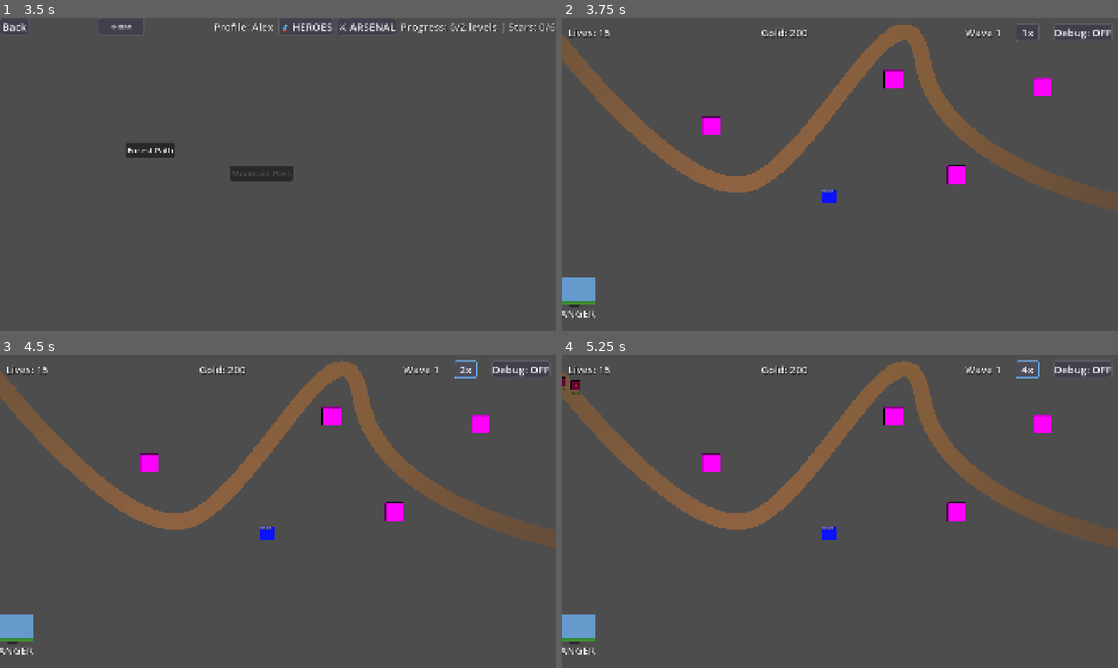
Above: before the commit, frames 1-4 (two rows, left to right).
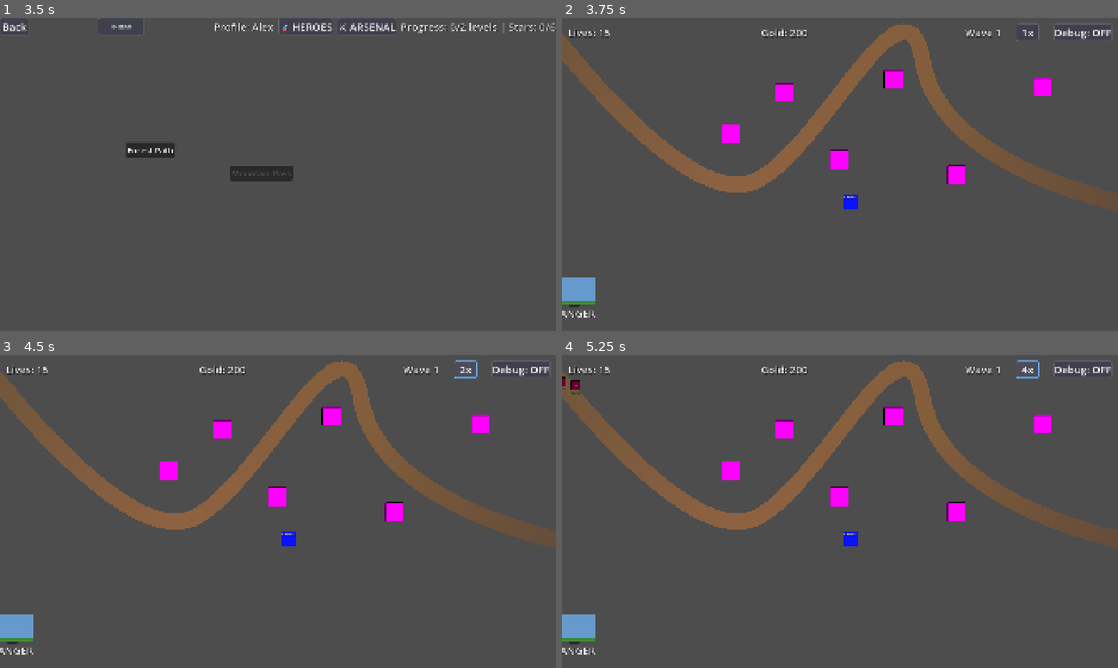
Above: after the commit, the same moments.

Repository: ookeooke/Test-1-Godot
Game: Godot game, scene res://scenes/ui/main_menu.tscn
Two runs of this game, one before a commit and one after it. Both use one fixed random seed, a clock stepped at 60 frames per second and the inputs below.
Inputs (mouse positions are in pixels of both pictures, inside the frame that each line leads up to):
- Up to frame 1 (3.5 s): click "New Game" at 0.5 s; click "Empty Slot - Click to Create" at 1.25 s; click (278, 171) at 2.02 s; type "Alex" at 2.1 s; click "Create" at 2.75 s
- Up to frame 2 (3.75 s): click "Forest Path" at 3.5 s
- Up to frame 3 (4.5 s): click "1x" at 4.25 s
- Up to frame 4 (5.25 s): click "2x" at 5 s

Frame 1 is identical in both runs. In frame 2, 1.0% of the frame differs, in the area x 25-54%, y 20-62%; in frame 3, 1.0%; in frame 4, 1.0%.

Commit message:
xnxnxnxn

Diff:
--- a/scenes/levels/level_01.tscn
+++ b/scenes/levels/level_01.tscn
@@ -7,14 +7,13 @@
 [ext_resource type="Script" uid="uid://b1r6b3vwpnkst" path="res://scripts/camera/camera_controller_improved.gd" id="2_camera"]
 [ext_resource type="PackedScene" uid="uid://crirequ6fnstj" path="res://scenes/enemies/orc_warrior.tscn" id="3_epypp"]
 [ext_resource type="PackedScene" uid="uid://dwolf7k3xp2n" path="res://scenes/enemies/wolf_runner.tscn" id="3_wolf"]
+[ext_resource type="Script" uid="uid://btigmbll42353" path="res://scripts/ui/path_visualizer.gd" id="4_path_vis"]
 [ext_resource type="Script" uid="uid://b36pauxpm4kdw" path="res://scripts/ui/ui.gd" id="4_q6r6c"]
-[ext_resource type="Script" path="res://scripts/ui/path_visualizer.gd" id="4_path_vis"]
 [ext_resource type="PackedScene" uid="uid://dtroll8k5xram" path="res://scenes/enemies/troll_boss.tscn" id="4_troll"]
 [ext_resource type="PackedScene" uid="uid://dbauak4xr3p" path="res://scenes/enemies/bat_flyer.tscn" id="5_bat"]
 [ext_resource type="Script" uid="uid://b5eg63ndhxpwm" path="res://scripts/managers/placement_manager.gd" id="5_kdubu"]
 [ext_resource type="PackedScene" uid="uid://bar3soqilns7x" path="res://scenes/spots/tower_spot.tscn" id="5_q6r6c"]
 [ext_resource type="Script" uid="uid://ddjf0njev6xv" path="res://scripts/managers/hero_manager.gd" id="7_4d7sh"]
-[ext_resource type="Script" uid="uid://bvq38prn6vr24" path="res://scripts/resources/wave_data.gd" id="8_e6lid"]
 [ext_resource type="PackedScene" uid="uid://c52n66umx0j5h" path="res://scenes/heroes/ranger_hero.tscn" id="8_ir8iy"]
 [ext_resource type="PackedScene" uid="uid://ckvxoisxu0tq1" path="res://scenes/spots/hero_spot.tscn" id="9_hqns4"]
 [ext_resource type="PackedScene" path="res://scenes/ui/dual_panel_screen.tscn" id="10_dual_panel"]
@@ -61,7 +60,6 @@
 [node name="PathVisualizer" type="Line2D" parent="EnemyPath"]
 width = 60.0
 width_curve = SubResource("Curve_path_width")
-default_color = Color(1, 1, 1, 1)
 gradient = SubResource("Gradient_path")
 joint_mode = 2
 begin_cap_mode = 2
@@ -141,8 +139,10 @@
 [node name="MenuLayer" parent="." instance=ExtResource("10_menu_layer")]
 
 [node name="DualPanelScreen" parent="." instance=ExtResource("10_dual_panel")]
+visible = true
 
 [node name="BalanceDebugHUD" parent="." instance=ExtResource("1_balance_hud")]
+visible = false
 
 [node name="PlacementManager" type="Node2D" parent="."]
 script = ExtResource("5_kdubu")
@@ -150,7 +150,7 @@
 [node name="TowerSpots" type="Node2D" parent="."]
 
 [node name="TowerSpot1" parent="TowerSpots" instance=ExtResource("5_q6r6c")]
-position = Vector2(356, 433)
+position = Vector2(422, 461)
 
 [node name="TowerSpot2" parent="TowerSpots" instance=ExtResource("5_q6r6c")]
 position = Vector2(984, 271)
@@ -161,16 +161,19 @@
 [node name="TowerSpot4" parent="TowerSpots" instance=ExtResource("5_q6r6c")]
 position = Vector2(1500, 300)
 
+[node name="TowerSpot5" parent="TowerSpots" instance=ExtResource("5_q6r6c")]
+position = Vector2(606, 318)
+
+[node name="TowerSpot6" parent="TowerSpots" instance=ExtResource("5_q6r6c")]
+position = Vector2(797, 548)
+
 [node name="HeroManager" type="Node2D" parent="." groups=["hero_manager"]]
 modulate = Color(0.9575384, 0.84961164, 0.8779932, 1)
 script = ExtResource("7_4d7sh")
+ranger_hero_scene = ExtResource("8_ir8iy")
 debug_input = true
-ranger_hero_scene = ExtResource("8_ir8iy")
 
 [node name="HeroSpots" type="Node2D" parent="."]
 
 [node name="HeroSpot" parent="HeroSpots" instance=ExtResource("9_hqns4")]
-position = Vector2(761, 675)
-position = Vector2(761, 675)
-
-# AI systems removed - not needed for single-level game
+position = Vector2(838, 695)
--- a/scenes/projectiles/arrow.tscn
+++ b/scenes/projectiles/arrow.tscn
@@ -3,11 +3,10 @@
 [ext_resource type="Script" uid="uid://bhuagncdcodp4" path="res://scenes/projectiles/arrow.gd" id="1_l5ahi"]
 
 [sub_resource type="CircleShape2D" id="CircleShape2D_2ndhl"]
-radius = 12.0
+radius = 8.0
 
 [node name="Arrow" type="Area2D"]
 collision_layer = 4
-collision_mask = 1
 script = ExtResource("1_l5ahi")
 
 [node name="Shadow" type="ColorRect" parent="."]
@@ -19,23 +18,57 @@
 color = Color(0, 0, 0, 1)
 
 [node name="ColorRect" type="ColorRect" parent="."]
-offset_left = 0.0
-offset_top = -3.0
-offset_right = 20.0
-offset_bottom = 3.0
-color = Color(1, 1, 0, 1)
+offset_top = -2.0
+offset_right = 22.0
+offset_bottom = 2.0
+color = Color(0.2874002, 0.24049392, 0, 1)
 
 [node name="Polygon2D" type="Polygon2D" parent="ColorRect"]
 
+[node name="ColorRect" type="ColorRect" parent="ColorRect"]
+layout_mode = 0
+offset_left = 22.0
+offset_top = 1.0
+offset_right = 25.0
+offset_bottom = 3.0
+color = Color(0.45490196, 0.5254902, 0.5764706, 1)
+
+[node name="ColorRect2" type="ColorRect" parent="ColorRect"]
+layout_mode = 0
+offset_top = -1.0
+offset_right = 1.0
+color = Color(0.5143134, 0.54615694, 1.92523e-07, 1)
+
+[node name="ColorRect4" type="ColorRect" parent="ColorRect"]
+layout_mode = 0
+offset_left = 2.0
+offset_top = -1.0
+offset_right = 3.0
+color = Color(0.5143134, 0.54615694, 1.92523e-07, 1)
+
+[node name="ColorRect5" type="ColorRect" parent="ColorRect"]
+layout_mode = 0
+offset_left = 2.0
+offset_top = 4.0
+offset_right = 3.0
+offset_bottom = 5.0
+color = Color(0.5143134, 0.54615694, 1.92523e-07, 1)
+
+[node name="ColorRect3" type="ColorRect" parent="ColorRect"]
+layout_mode = 0
+offset_top = 4.0
+offset_right = 1.0
+offset_bottom = 5.0
+color = Color(0.5143134, 0.54615694, 1.92523e-07, 1)
+
 [node name="CollisionShape2D" type="CollisionShape2D" parent="."]
-position = Vector2(10, 0)
+position = Vector2(2, 0)
 shape = SubResource("CircleShape2D_2ndhl")
 
 [node name="Trail" type="CPUParticles2D" parent="."]
 position = Vector2(2, 0)
-emitting = true
-amount = 12
-lifetime = 0.4
+amount = 7
+lifetime = 0.28
 preprocess = 0.1
 explosiveness = 0.15
 randomness = 0.3
@@ -48,6 +81,5 @@
 initial_velocity_max = 60.0
 angular_velocity_min = -45.0
 angular_velocity_max = 45.0
-scale_amount_min = 1.0
 scale_amount_max = 2.5
-color = Color(1, 0.95, 0.5, 0.8)
+color = Color(0.973504, 0.9222145, 0.8899561, 0.8)
--- a/scenes/towers/archer_tower.tscn
+++ b/scenes/towers/archer_tower.tscn
@@ -27,7 +27,6 @@
 offset_top = 25.0
 offset_right = 66.0
 offset_bottom = 48.0
-mouse_filter = 2
 theme_override_font_sizes/font_size = 10
 text = "Archer"
 horizontal_alignment = 1
@@ -67,7 +66,6 @@
 randomness = 0.3
 emission_shape = 1
 emission_sphere_radius = 3.0
-direction = Vector2(1, 0)
 spread = 30.0
 gravity = Vector2(0, 0)
 initial_velocity_min = 40.0
@@ -78,7 +76,6 @@
 
 [node name="DetectionRange" type="Area2D" parent="."]
 collision_layer = 8
-collision_mask = 1
 
 [node name="CollisionShape2D" type="CollisionShape2D" parent="DetectionRange"]
 shape = SubResource("CircleShape2D_cbvk8")
@@ -89,7 +86,6 @@
 [node name="ClickArea" type="Area2D" parent="."]
 collision_layer = 64
 collision_mask = 0
-input_pickable = true
 
 [node name="CollisionShape2D" type="CollisionShape2D" parent="ClickArea"]
 shape = SubResource("CircleShape2D_click")
--- a/scripts/enemies/base_enemy.gd
+++ b/scripts/enemies/base_enemy.gd
@@ -66,6 +66,7 @@
 var spawn_time: float = 0.0
 var last_damage_source = null
 var last_damage_source_type = "unknown"
+var _has_died: bool = false  # Guard to prevent die() from being called multiple times
 
 # WAYPOINT NAVIGATION SYSTEM (new)
 var use_waypoint_navigation: bool = false  # Set by wave_manager when spawning
@@ -342,6 +343,11 @@
 
 func die():
 	"""Handle enemy death"""
+	# Guard: Prevent die() from being called multiple times
+	if _has_died:
+		return
+	_has_died = true
+
 	# Track enemy killed
 	if BalanceTracker:
 		var enemy_type = get_enemy_name().to_lower().replace(" ", "_")
@@ -389,6 +395,11 @@
 
 func reached_end():
 	"""Called when enemy reaches the end of the path"""
+	# Guard: Prevent reached_end() from being called multiple times (or after death)
+	if _has_died:
+		return
+	_has_died = true
+
 	print(get_enemy_name(), " reached the end! -", life_damage, " lives")
 
 	# Track enemy leaked
Not shown: 1 places in scenes/levels/level_01.tscn that only renumber resources
Not shown: 1 places in scenes/towers/archer_tower.tscn that only renumber resources
Not shown, changed: MULTI_HITBOX_IMPLEMENTATION.md
Not shown, changed: index.html
Not shown, changed: index.pck
